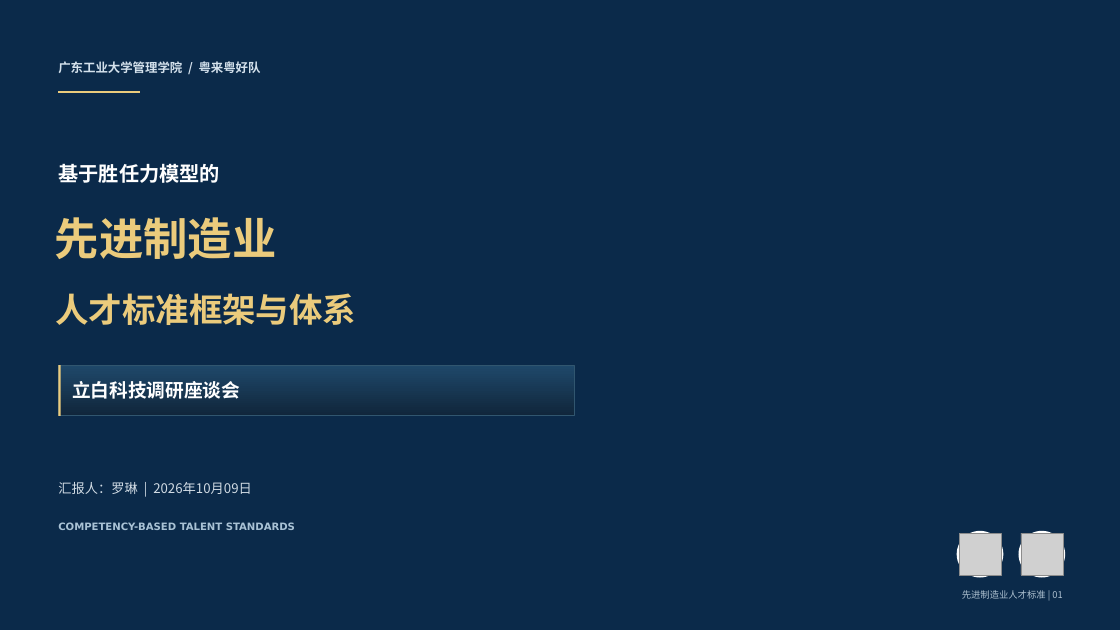
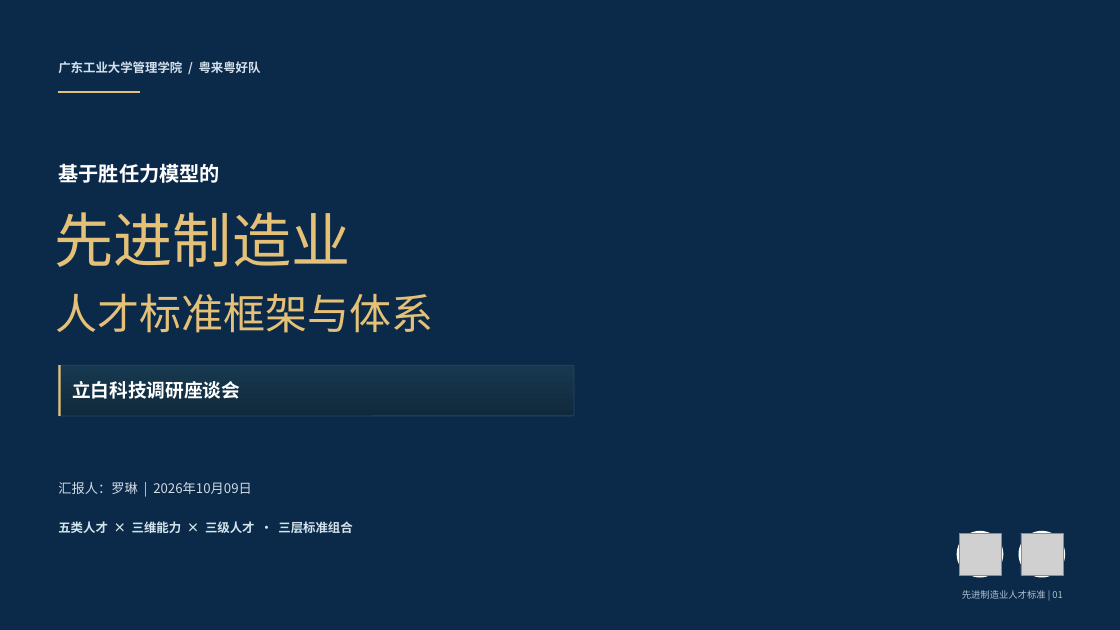
Before and after one commit to sanwenyuwochichichi-tech/ppt, a slide deck: slide 1 of deliverables/libai-competency-16-slides.pptx. Drawn at 1120x630 pixels with LibreOffice and Linux fonts; fonts in the diff are those of the drawing; grey boxes stand for pictures; background and template pictures are left out. Boxes give left, top, right and bottom in pixels: in the first picture for what was removed or moved away, otherwise in the second. Text is boxed around its words. In the diff, an @@ line names an element or a change of style, - is before the commit and + after.

Commit message:
Clarify competency model, add native editable charts, calligraphy fonts and 4K exports

```diff
--- a/deliverables/libai-competency-16-slides.pptx
+++ b/deliverables/libai-competency-16-slides.pptx
@@ text "先进制造业" at [55,212,350,267]: size 57 to 76 pt, font Noto Sans CJK SC to Arial, text colour #EBCB7C to #E5C178, bold off @@
@@ text "人才标准框架与体系" at [55,293,433,333]: size 43 to 54 pt, font Noto Sans CJK SC to Arial, text colour #EBCB7C to #E5C178, bold off @@
@@ rectangle at [58,365,60,416]: fill #EBCB7C to #E5C178 @@
@@ rounded rectangle at [58,365,574,416]: rectangle to rounded rectangle; fill gradient #1F486A to #10263B to gradient #17394F to #10293D; outline #31566F 1 pt to #29475C 1 pt @@
@@ text at [58,521,352,533]: text changed; size 13 to 16 pt; font DejaVu Sans to Noto Sans CJK SC; text colour #A9C2D5 to #D4E4EC @@
-COMPETENCY-BASED TALENT STANDARDS
+五类人才 × 三维能力 × 三级人才 · 三层标准组合
```
Also in this commit, not shown: 15 other slides changed, 12 other files.
